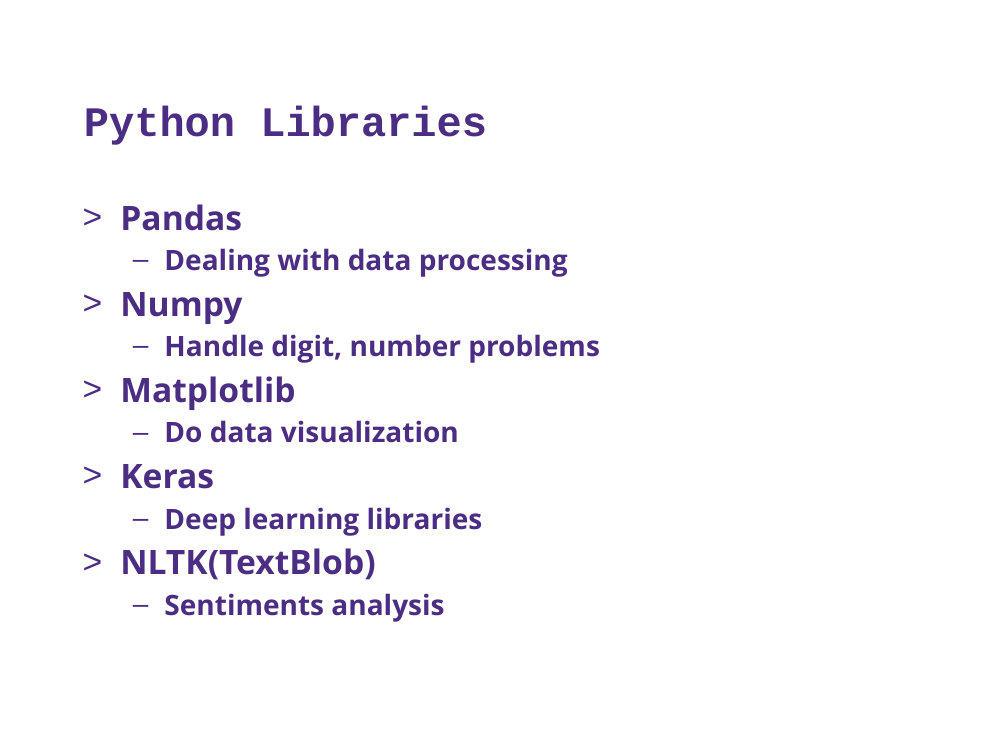
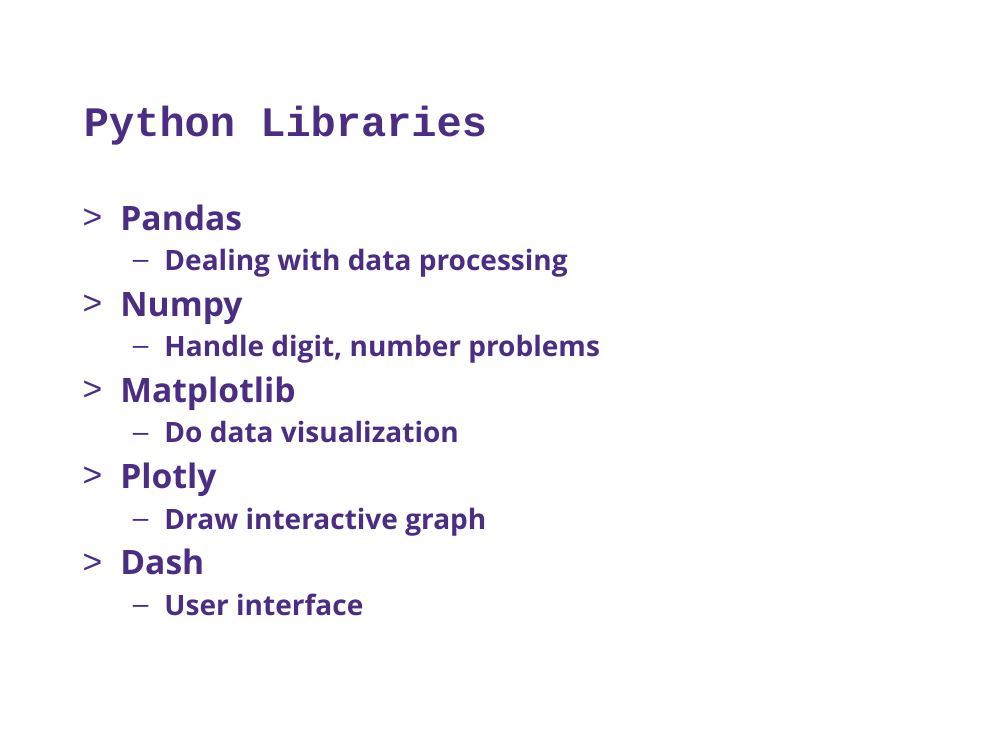
Before and after one commit to cycnc35/AMZ-Cellphone-Review, a slide deck: slide 6 of technologies_reviews.pptx. Drawn at 1008x756 pixels with LibreOffice and Linux fonts; fonts in the diff are those of the drawing; background and template pictures are left out. Boxes give left, top, right and bottom in pixels: in the first picture for what was removed or moved away, otherwise in the second. Text is boxed around its words. In the diff, an @@ line names an element or a change of style, - is before the commit and + after.

```diff
--- a/technologies_reviews.pptx
+++ b/technologies_reviews.pptx
@@ text at <box>120,462,486,616</box>: text changed @@
-> Keras
-  – Deep learning libraries
-> NLTK(TextBlob)
-  – Sentiments analysis
+> Plotly
+  – Draw interactive graph
+> Dash
+  – User interface
```
Also in this commit, not shown: 2 other slides changed, 2 slides added, 1 slide removed.
